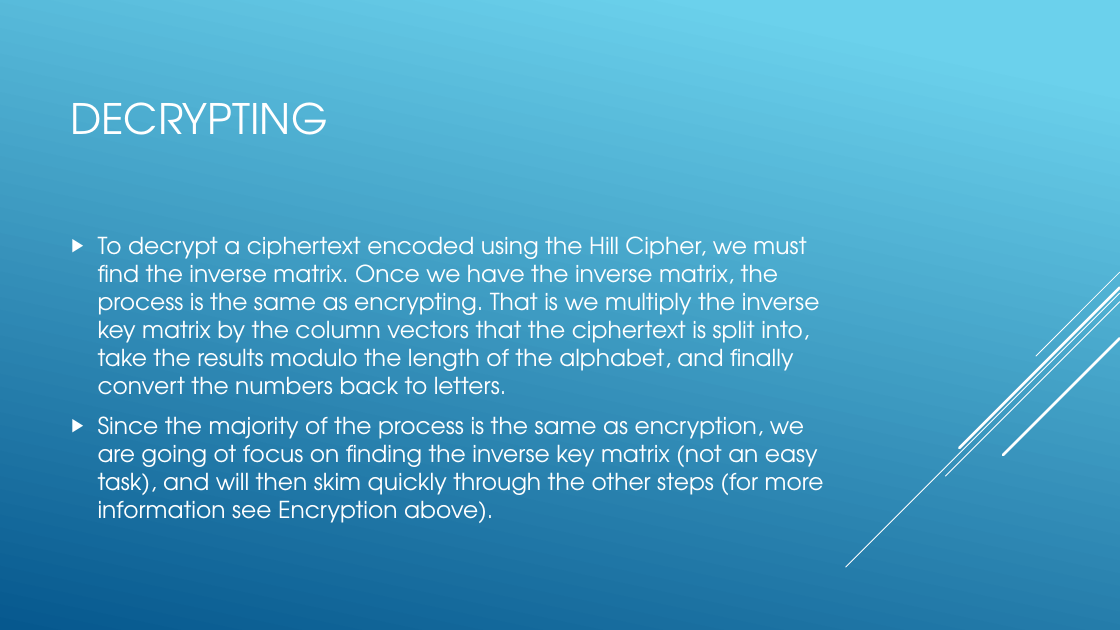
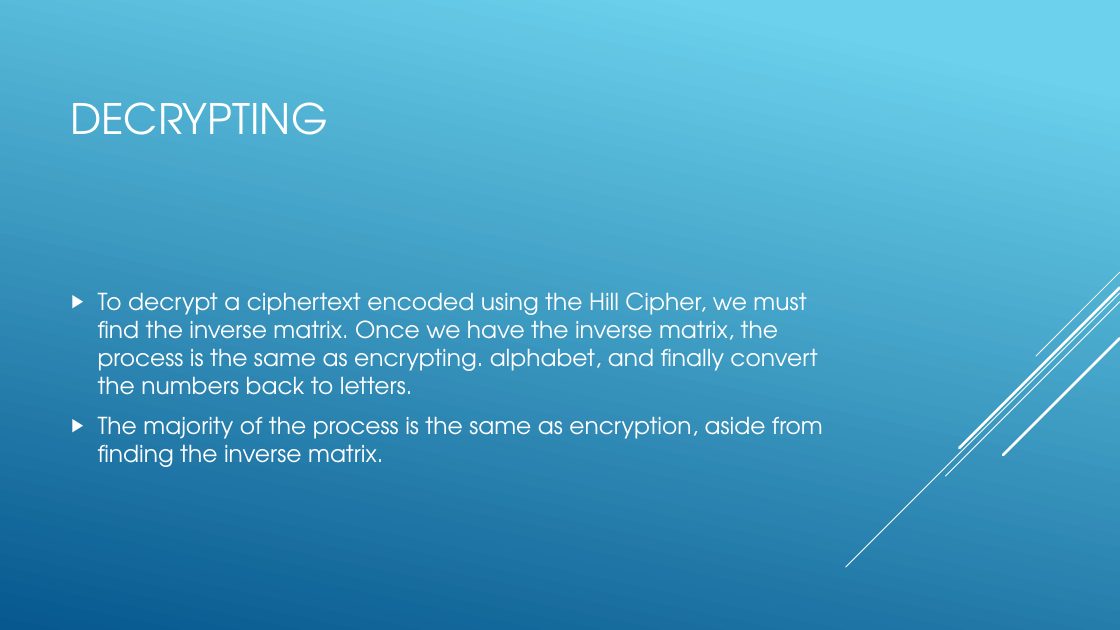
Before and after one commit to TheJonBovi/Hill-Cipher, a slide deck: slide 9 of CST407FinalPP.pptx. Drawn at 1120x630 pixels with LibreOffice and Linux fonts; fonts in the diff are those of the drawing. Boxes give left, top, right and bottom in pixels: in the first picture for what was removed or moved away, otherwise in the second. Text is boxed around its words. In the diff, an @@ line names an element or a change of style, - is before the commit and + after.

Commit message:
Add files via upload
Final draft of powerpoint

```diff
--- a/CST407FinalPP.pptx
+++ b/CST407FinalPP.pptx
@@ text at bbox=[98, 292, 823, 467]: text changed @@
-▶ To decrypt a ciphertext encoded using the Hill Cipher, we must find the inverse matrix. Once we have the inverse matrix, the process is the same as encrypting. That is we multiply the inverse key matrix by the column vectors that the ciphertext is split into, take the results modulo the length of the alphabet, and finally convert the numbers back to letters.
-▶ Since the majority of the process is the same as encryption, we are going ot focus on finding the inverse key matrix (not an easy task), and will then skim quickly through the other steps (for more information see Encryption above).
+▶ To decrypt a ciphertext encoded using the Hill Cipher, we must find the inverse matrix. Once we have the inverse matrix, the process is the same as encrypting. alphabet, and finally convert the numbers back to letters.
+▶ The majority of the process is the same as encryption, aside from finding the inverse matrix.
```
Also in this commit, not shown: 6 other slides changed, 3 slides added.
